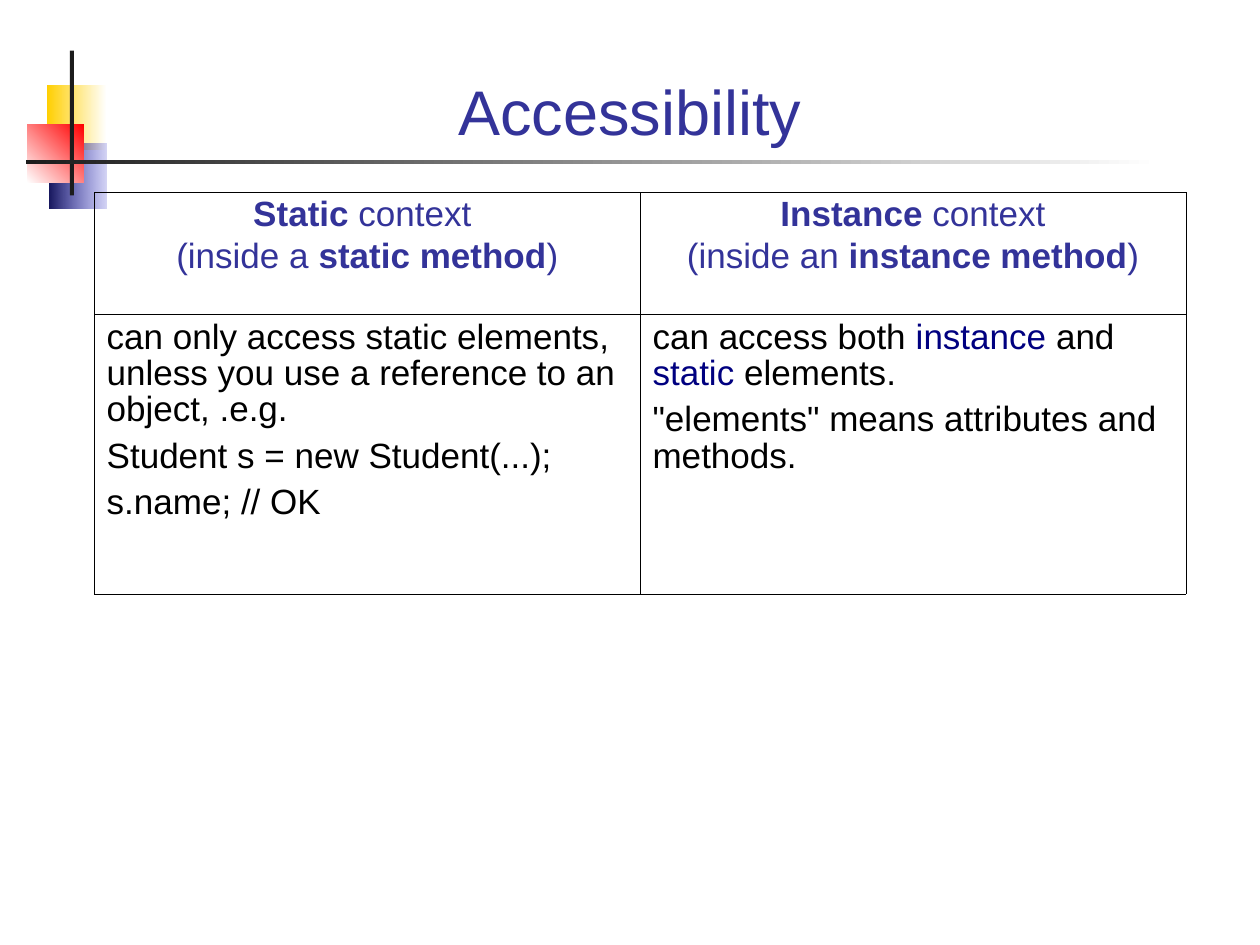
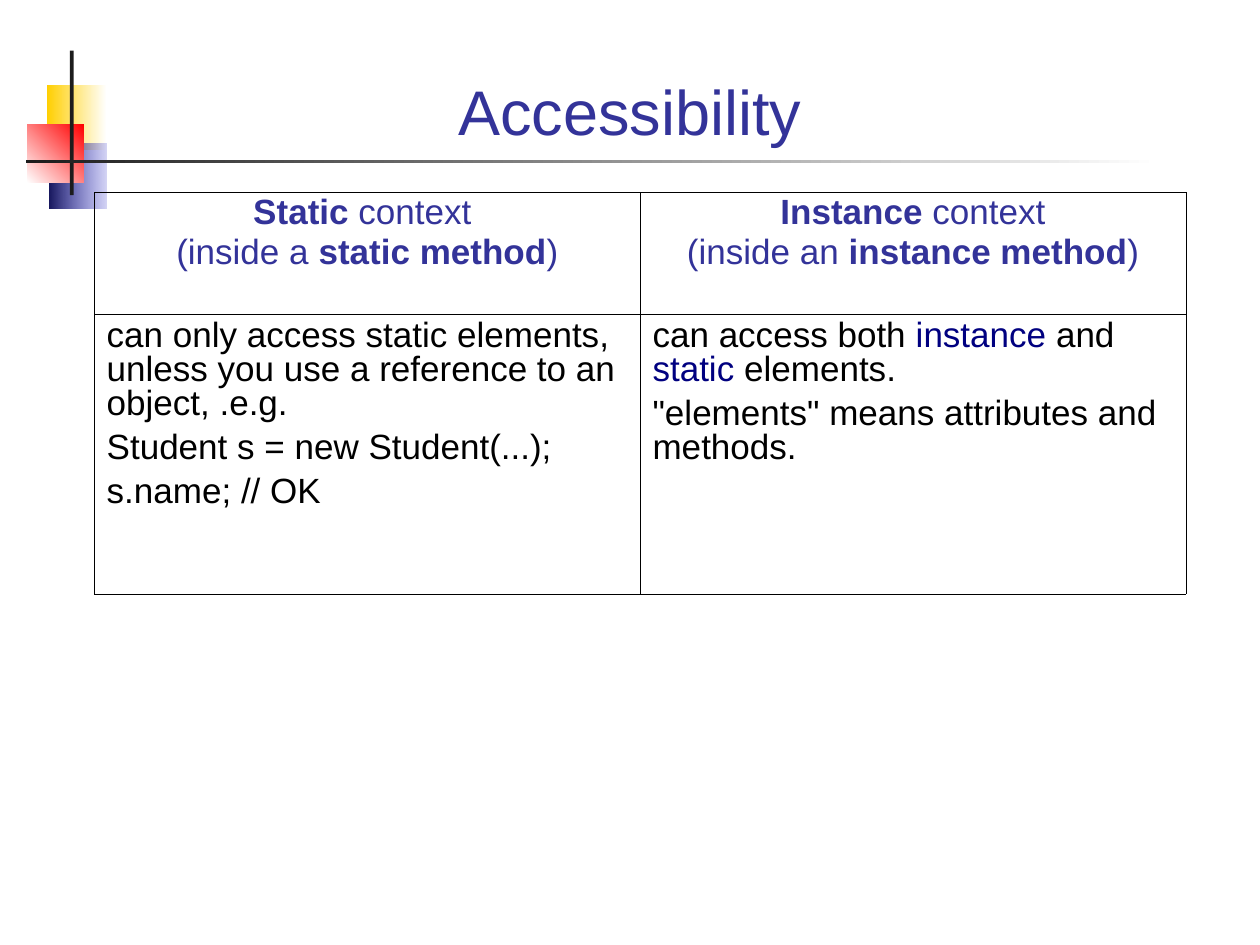
Before and after one commit to skeoop/skeoop.github.io, a slide deck: slide 12 of java-basics/15-Static-Methods.ppt. Drawn at 1260x945 pixels with LibreOffice and Linux fonts; fonts in the diff are those of the drawing. Boxes give left, top, right and bottom in pixels: in the first picture for what was removed or moved away, otherwise in the second. Text is boxed around its words. In the diff, an @@ line names an element or a change of style, - is before the commit and + after.

```diff
--- a/java-basics/15-Static-Methods.ppt
+++ b/java-basics/15-Static-Methods.ppt
@@ table at [94,193,1186,595] @@
@@ line spacing 0.87 to 0.81 @@
@@ line spacing 0.93 to 0.87 @@
@@ borders changed @@
```
Also in this commit, not shown: 6 other files.
